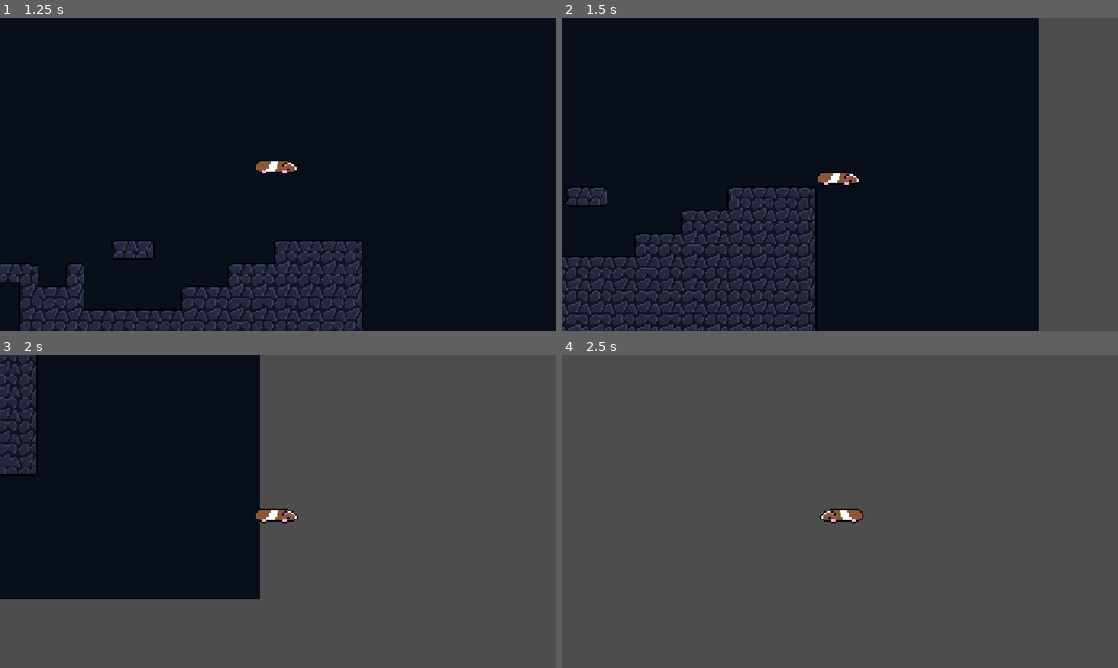
Above: before the commit, frames 1-4 (two rows, left to right).
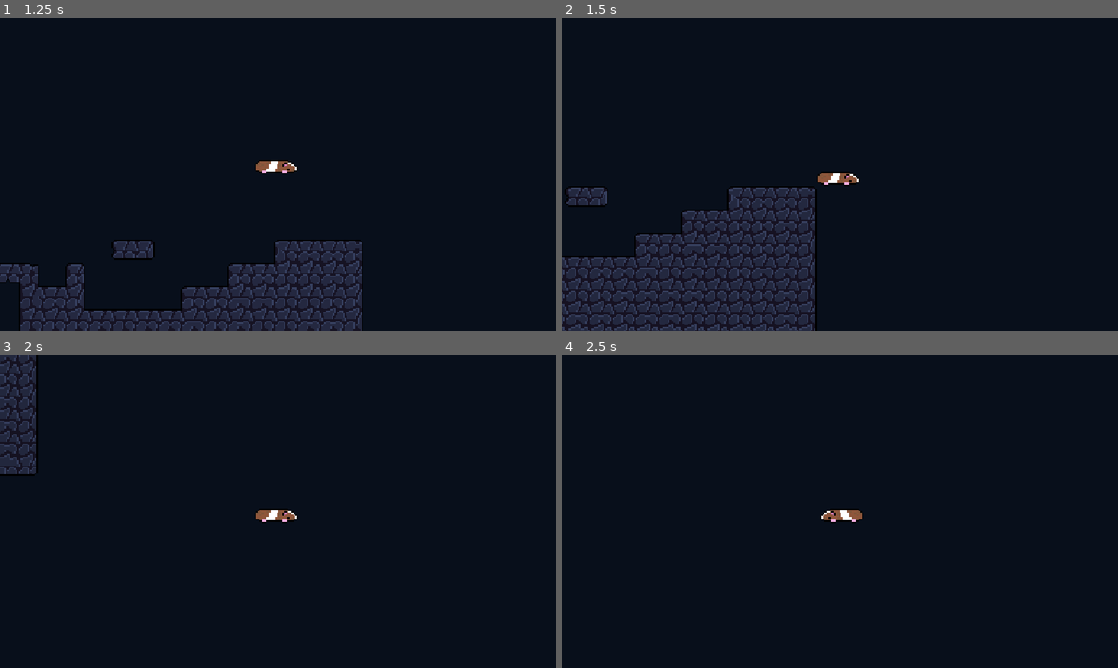
Above: after the commit, the same moments.

Repository: avic-acid/cute-autoscroller
Game: Godot game, scene res://main.tscn
Two runs of this game, one before a commit and one after it. Both use one fixed random seed, a clock stepped at 60 frames per second and the inputs below.
Inputs:
- Up to frame 1 (1.25 s): tap Enter (ui_accept) at 0.5, 0.77 s; hold Right (ui_right) from 0.53 s (still down)
- Up to frame 2 (1.5 s): keep holding Right (ui_right)
- Up to frame 3 (2 s): keep holding Right (ui_right); tap Enter (ui_accept) at 1.52 s
- Up to frame 4 (2.5 s): release Right (ui_right) at 2.03 s; hold Left (ui_left) from 2.03 s (still down)

Frame 1 is identical in both runs. In frame 2, 14% of the frame differs, in the area x 85-100%, y 0-100%; in frame 3, 63%; in frame 4, 100%, in the area x 0-100%, y 0-100%.

Commit message:
added boulder and particle emmiter

Diff:
--- /dev/null
+++ b/boulder.tscn
@@ -0,0 +1,33 @@
+[gd_scene format=3 uid="uid://kl3qqrgwx1y5"]
+
+[ext_resource type="Texture2D" uid="uid://dll2vmyybamhq" path="res://assets/custom/rockofdoomanddispar.PNG" id="1_n2vxl"]
+
+[sub_resource type="CircleShape2D" id="CircleShape2D_hrnko"]
+radius = 23.021729
+
+[sub_resource type="ParticleProcessMaterial" id="ParticleProcessMaterial_xqljg"]
+lifetime_randomness = 0.26
+particle_flag_disable_z = true
+emission_shape = 3
+emission_box_extents = Vector3(5, 1, 1)
+direction = Vector3(0, -1, 0)
+initial_velocity_min = 32.25
+initial_velocity_max = 129.03
+gravity = Vector3(0, 98, 0)
+
+[node name="boulder" type="Node2D" unique_id=364383822]
+
+[node name="Area2D" type="Area2D" parent="." unique_id=2140905518]
+
+[node name="Sprite2D" type="Sprite2D" parent="Area2D" unique_id=90068195]
+texture_filter = 1
+texture = ExtResource("1_n2vxl")
+
+[node name="CollisionShape2D" type="CollisionShape2D" parent="Area2D" unique_id=891055109]
+shape = SubResource("CircleShape2D_hrnko")
+
+[node name="GPUParticles2D" type="GPUParticles2D" parent="Area2D" unique_id=2110549438]
+texture_filter = 1
+emitting = false
+draw_order = 2
+process_material = SubResource("ParticleProcessMaterial_xqljg")
--- a/main.tscn
+++ b/main.tscn
@@ -4,7 +4,6 @@
 [ext_resource type="Texture2D" uid="uid://bon7i824n8amq" path="res://assets/classic_platformer_stone_cave/environment/tileset/platform2.png" id="1_ig7tw"]
 [ext_resource type="PackedScene" uid="uid://bihkmkcdayse1" path="res://player.tscn" id="3_h2yge"]
 [ext_resource type="Script" uid="uid://cj5kc6xhb0s3i" path="res://tile_map_layer.gd" id="3_lquwl"]
-[ext_resource type="Texture2D" uid="uid://cof1w8humhypj" path="res://assets/classic_platformer_stone_cave/background/background.png" id="4_1bvp3"]
 
 [sub_resource type="TileSetAtlasSource" id="TileSetAtlasSource_lquwl"]
 texture = ExtResource("1_1bvp3")
@@ -1256,16 +1255,5 @@
 tile_set = SubResource("TileSet_vksud")
 script = ExtResource("3_lquwl")
 
-[node name="Node2D" parent="." unique_id=1759968385 instance=ExtResource("3_h2yge")]
+[node name="player" parent="." unique_id=1759968385 instance=ExtResource("3_h2yge")]
 position = Vector2(114, -90)
-
-[node name="TextureRect" type="TextureRect" parent="." unique_id=67080630]
-z_index = -1024
-texture_filter = 1
-offset_left = -226.0
-offset_top = -340.00003
-offset_right = -98.0
-offset_bottom = -212.00003
-scale = Vector2(5.9557753, 3.9384964)
-texture = ExtResource("4_1bvp3")
-expand_mode = 1
--- a/player.tscn
+++ b/player.tscn
@@ -5,6 +5,7 @@
 [ext_resource type="Texture2D" uid="uid://cd0otg4ajiuvl" path="res://assets/custom/spritesheets/player/idlesleep.png" id="2_i3pqv"]
 [ext_resource type="Texture2D" uid="uid://c5m43m5djvj1i" path="res://assets/custom/spritesheets/player/hamter_runns.png" id="2_onrkg"]
 [ext_resource type="Texture2D" uid="uid://df2yw4t2q5cwg" path="res://assets/custom/spritesheets/player/death_do_all_hamseter.PNG" id="2_sweqy"]
+[ext_resource type="Texture2D" uid="uid://cof1w8humhypj" path="res://assets/classic_platformer_stone_cave/background/background.png" id="6_2hs0m"]
 
 [sub_resource type="CapsuleShape2D" id="CapsuleShape2D_1bvp3"]
 radius = 6.0
@@ -163,7 +164,7 @@
 "speed": 10.0
 }]
 
-[node name="Node2D" type="Node2D" unique_id=1759968385]
+[node name="player" type="Node2D" unique_id=1759968385]
 
 [node name="CharacterBody2D" type="CharacterBody2D" parent="." unique_id=330175952]
 script = ExtResource("1_onrkg")
@@ -176,7 +177,20 @@
 [node name="AnimatedSprite2D" type="AnimatedSprite2D" parent="CharacterBody2D" unique_id=765158344]
 texture_filter = 1
 sprite_frames = SubResource("SpriteFrames_ivps1")
-animation = &"death"
+animation = &"idle"
 
 [node name="Camera2D" type="Camera2D" parent="CharacterBody2D" unique_id=296143589]
 zoom = Vector2(3, 3)
+
+[node name="background" type="TextureRect" parent="CharacterBody2D/Camera2D" unique_id=1728207440]
+z_index = -1024
+texture_filter = 1
+anchors_preset = 15
+anchor_right = 1.0
+anchor_bottom = 1.0
+grow_horizontal = 2
+grow_vertical = 2
+scale = Vector2(3.5, 2)
+texture = ExtResource("6_2hs0m")
+expand_mode = 1
+stretch_mode = 3
